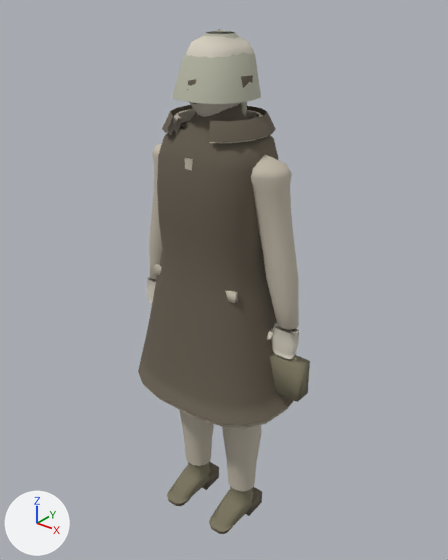
What one commit did to the glTF model public/models/civilian_f.glb.
Before and after are seen from a 50 mm lens placed at (1.178, -1.443, 1.856), pointed at (-0.002, 0.032, 0.941). Arrows for +X, +Y and +Z are at lower left; the lights stay in place. The first picture is the older version. Vertices at exactly the same position are counted once.

Before the edit, the objects in view are built like this:
```python
me_mesh_0 = bpy.data.meshes.new('Mesh_0')
me_mesh_0.from_pydata(...)  # 3098 vertices, 5864 faces; spans x -0.33..0.33, y -0.23..0.23, z 0.0..1.73
# faces by material slot: [1294, 1006, 60, 364, 304, 2836]
me_mesh_0.materials.append(mat_body)  # light grey #c2baaa
me_mesh_0.materials.append(mat_skin)  # pale yellow #dbd4c5
me_mesh_0.materials.append(mat_trim)  # yellow #7e7862
me_mesh_0.materials.append(mat_legs)  # light grey #c2baaa
me_mesh_0.materials.append(mat_shoes)  # yellow #7e7862
me_mesh_0.materials.append(mat_outline)  # brown #675f51
me_mesh_1 = bpy.data.meshes.new('Mesh_1')
me_mesh_1.from_pydata(...)  # 51 vertices, 82 faces; spans x -0.126..0.126, y -0.129..0.121, z -0.065..0.218
me_mesh_1.materials.append(mat_scarf)  # grey #b6b7a4
me_mesh_2 = bpy.data.meshes.new('Mesh_2')
me_mesh_2.from_pydata(...)  # a box spanning x -0.078..0.078, y -0.042..0.018, z -0.237..-0.113; a box spanning x -0.046..0.046, y -0.019..-0.005, z -0.138..-0.098
me_mesh_2.materials.append(mat_trim)  # yellow #7e7862
ob_att_scarf_26 = bpy.data.objects.new('att_Scarf_26', me_mesh_1)
ob_att_scarf_26.location = (0.0, 0.0, 1.51)
ob_att_trim_27 = bpy.data.objects.new('att_Trim_27', me_mesh_2)
ob_att_trim_27.location = (0.278, 0.0, 0.885)
ob_body = bpy.data.objects.new('Body', me_mesh_0)
ob_body.location = (0.0, 0.0, 0.0)
```
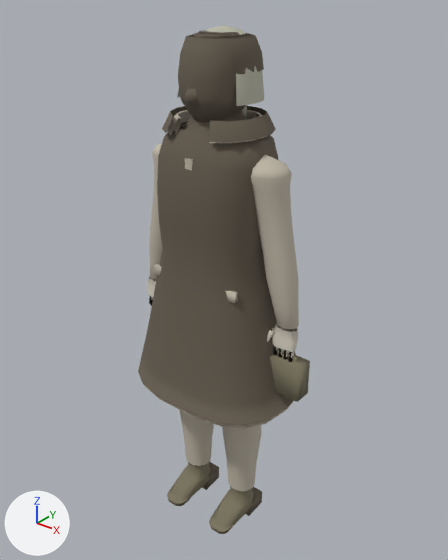
What changed in the scene script:
```text
Add mat_lips:
    mat_lips = principled_material('Lips')
    mat_lips.base_color = (0.541, 0.396, 0.361)  # beige #c2a9a2
    mat_lips.roughness = 1.0
Add mat_eyewhite:
    mat_eyewhite = principled_material('EyeWhite')
    mat_eyewhite.base_color = (0.847, 0.827, 0.773)  # white #edebe4
    mat_eyewhite.roughness = 1.0
Add mat_skindetail:
    mat_skindetail = principled_material('SkinDetail')
    mat_skindetail.base_color = (0.553, 0.502, 0.424)  # light grey #c4bcae
    mat_skindetail.roughness = 1.0
Add mat_hair:
    mat_hair = principled_material('Hair')
    mat_hair.base_color = (0.29, 0.251, 0.2)  # grey #93897c
    mat_hair.roughness = 1.0
Add mat_iris:
    mat_iris = principled_material('Iris')
    mat_iris.base_color = (0.173, 0.169, 0.145)  # grey #73726a
    mat_iris.roughness = 1.0
Change me_mesh_1:
    used by ob_att_scarf_26; location = (0.0, 0.0, 1.51)
    remove me_mesh_1.from_pydata(...)  # 51 vertices, 82 faces; spans x -0.126..0.126, y -0.129..0.121, z -0.065..0.218
    add me_mesh_1.from_pydata(...)  # 125 vertices, 208 faces; spans x -0.126..0.126, y -0.058..0.136, z -0.065..0.228
    me_mesh_1 part 1: a new loose piece, a UV sphere (14 segments, 6 rings, poles along z) spanning x -0.1..0.1, y -0.058..0.118, z 0.08..0.228, in mat_scarf (grey #b6b7a4)
    me_mesh_1 part 2: the loose piece of 43 vertices spanning x -0.126..0.126, y -0.129..0.121, z 0.04..0.218 is rebuilt with 45 vertices and now spans x -0.126..0.126, y -0.054..0.136, z 0.03..0.188
Change me_mesh_0:
    used by ob_body; location = (0.0, 0.0, 0.0)
    remove me_mesh_0.from_pydata(...)  # 3098 vertices, 5864 faces; spans x -0.33..0.33, y -0.23..0.23, z 0.0..1.73
    add me_mesh_0.from_pydata(...)  # 4142 vertices, 7710 faces; spans x -0.32..0.32, y -0.23..0.23, z 0.0..1.72
    me_mesh_0 part 3: a new loose piece of 332 vertices spanning x -0.11..0.11, y -0.12..0.13, z 1.44..1.72, in mat_outline (brown #675f51)
    me_mesh_0 part 4: a new loose piece of 112 vertices spanning x -0.1..0.1, y -0.08..0.13, z 1.6..1.72, in mat_hair (grey #93897c)
    me_mesh_0 part 5: a new loose piece of 112 vertices spanning x -0.11..0.11, y -0.1..0.14, z 1.61..1.72, in mat_outline (brown #675f51)
    me_mesh_0 part 6: 7 vertices moved within x -0.1..0.03, y -0.1..-0.01, z 1.57..1.61; 344 vertices removed from x -0.1..0.11, y -0.08..0.1, z 1.41..1.73; 192 vertices added at x -0.1..0.05, y -0.11..0.01, z 1.56..1.62
    me_mesh_0 part 7: 18 vertices moved from x -0.32..-0.25, y -0.02..0.0, z 0.77..0.88 to x -0.31..-0.25, y -0.02..0.0, z 0.77..0.89; 57 vertices removed from x -0.33..-0.22, y -0.04..0.01, z 0.75..0.88; 210 vertices added at x -0.32..-0.22, y -0.05..0.01, z 0.75..0.88
    me_mesh_0 part 8: 16 vertices moved within x 0.23..0.31, y -0.04..0.0, z 0.77..0.88; 63 vertices removed from x 0.22..0.33, y -0.04..0.01, z 0.75..0.88; 172 vertices added at x 0.22..0.32, y -0.05..0.01, z 0.75..0.89
    other edits to the shape of me_mesh_0 do not show in these pictures
    add me_mesh_0.materials.append(mat_eyewhite)  # white #edebe4
    add me_mesh_0.materials.append(mat_iris)  # grey #73726a
    add me_mesh_0.materials.append(mat_hair)  # grey #93897c
    add me_mesh_0.materials.append(mat_lips)  # beige #c2a9a2
    add me_mesh_0.materials.append(mat_skindetail)  # light grey #c4bcae
```

Pixel boxes (x1, y1, x2, y2) of what changed, in the pictures (448 x 560 px; the box of a moved part takes in the faces that stretch with it):
'Body', reshaped
    before: (138, 29, 299, 534)
    after: (138, 30, 299, 534)
'att_Scarf_26', reshaped
    before: (172, 30, 261, 117)
    after: (177, 26, 264, 117)
part 1 of me_mesh_1, added (mostly hidden)
    after: (206, 26, 246, 35)
part 2 of me_mesh_1, rebuilt
    before: (172, 30, 261, 104)
    after: (177, 66, 264, 106)
part 3 of me_mesh_0, added (brown)
    after: (178, 33, 246, 122)
part 4 of me_mesh_0, added (mostly hidden)
    after: (198, 30, 239, 35)
part 5 of me_mesh_0, added (brown)
    after: (183, 33, 264, 75)
part 6 of me_mesh_0, moved or reshaped (mostly hidden)
    before: (195, 29, 253, 88)
    after: (194, 88, 198, 104)
part 7 of me_mesh_0, reshaped
    before: (146, 277, 156, 303)
    after: (147, 277, 156, 306)
part 8 of me_mesh_0, cut back
    before: (259, 318, 299, 376)
    after: (267, 323, 298, 362)
